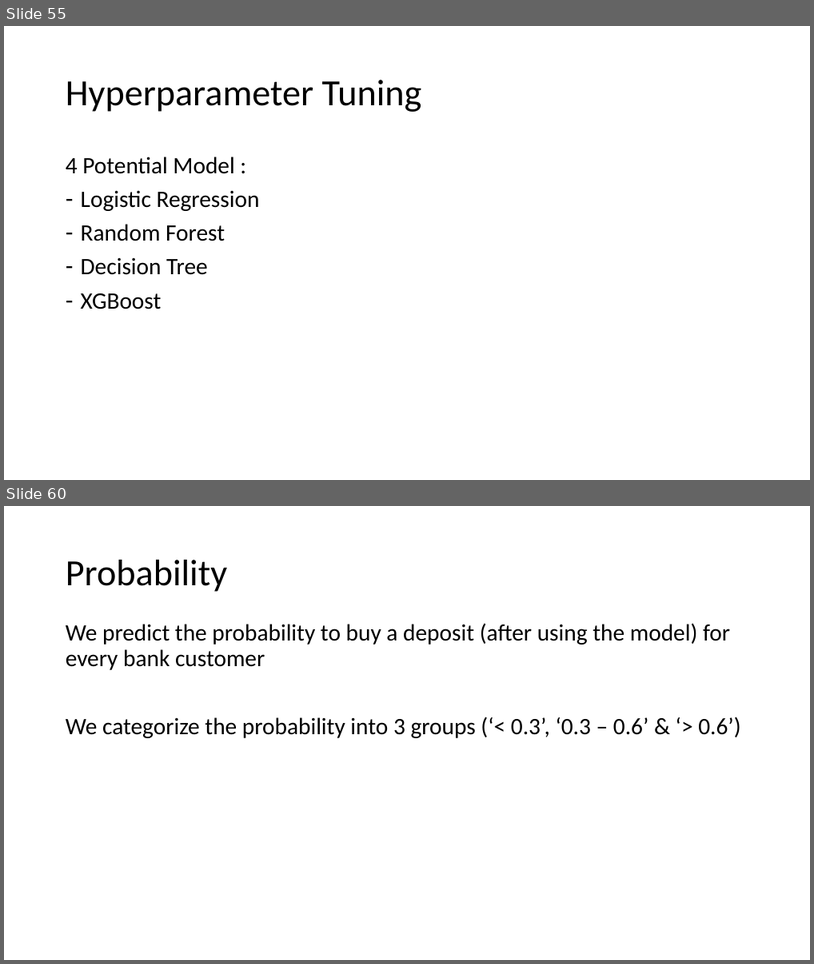
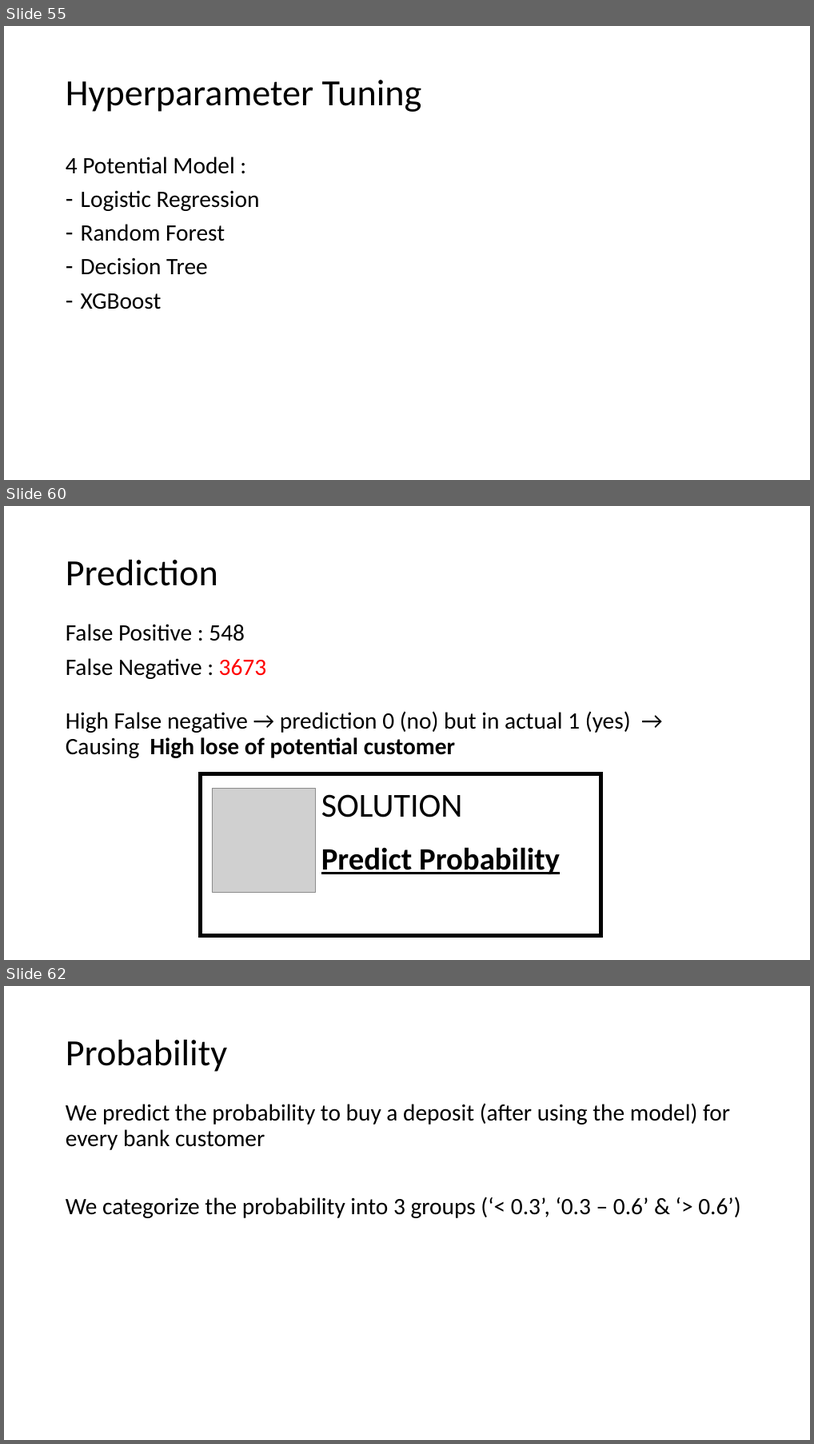
Before and after one commit to abdullahayas123/Tes-Model-Marketing-Scipy, a slide deck: Presentation-1.pptx. Shown one above the other, each under a label of ours: slides 55 and 60 before the commit, slides 55, 60 and 62 after it; the slides between them are not shown. The pictures are 814x964 and 814x1444 pixels, drawn with LibreOffice and Linux fonts; fonts in the diff are those of the drawing; grey boxes stand for pictures. Boxes give left, top, right and bottom in pixels: in the first picture for what was removed or moved away, otherwise in the second. Text is boxed around its words. In the diff, an @@ line names an element or a change of style, - is before the commit and + after.

```diff
--- a/Presentation-1.pptx
+++ b/Presentation-1.pptx
@@ slide 60 added at (4,506,810,960), background #FFFFFF @@
@@ title added at (66,560,218,586), 44 pt, text #000000 @@
+Prediction
@@ text added at (66,624,266,679), 28 pt, text #000000 @@
+False Positive : 548
+False Negative : 3673
@@ text added at (66,711,631,758), 28 pt, text #000000 @@
+High False negative → prediction 0 (no) but in actual 1 (yes) → Causing High lose of potential customer
@@ group added at (201,774,602,936): 2 texts, 1 picture, 1 rectangle @@
+SOLUTION
+Predict Probability
@@ what was slide 60 is now slide 62 @@
```
Also in this commit, not shown: 7 slides changed, 1 other slide added.
